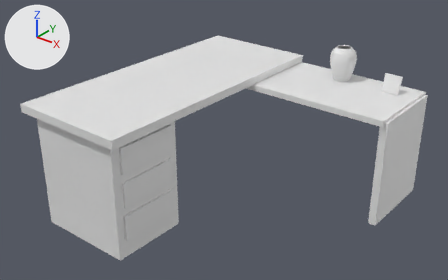
The OBJ model ProyectoFinal/ProyectoFinal/Models/Desk/desk.obj as it was, and as the next commit left it.
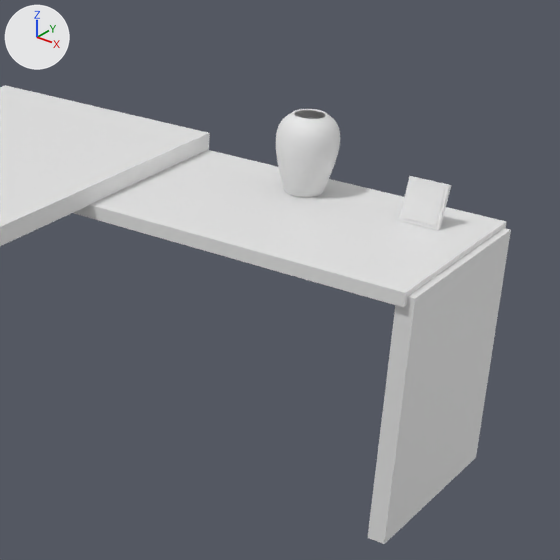
Old and new are each drawn whole from a 50 mm lens placed at (18.03, -23.78, 17.44), pointed at (1.01, -2.5, 4.24) and again close up on the part from 48% to 100% of the width and 0% to 83% of the height. The lights are fixed; the arrows at upper left show +X, +Y and +Z. Materials are left out; every surface is plain grey. Where no turn or scale is listed for an object, it has been applied to the vertices. Vertices at the same position are counted once.

Objects in the first close-up: 'desk'.
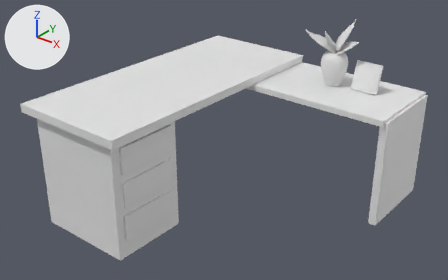
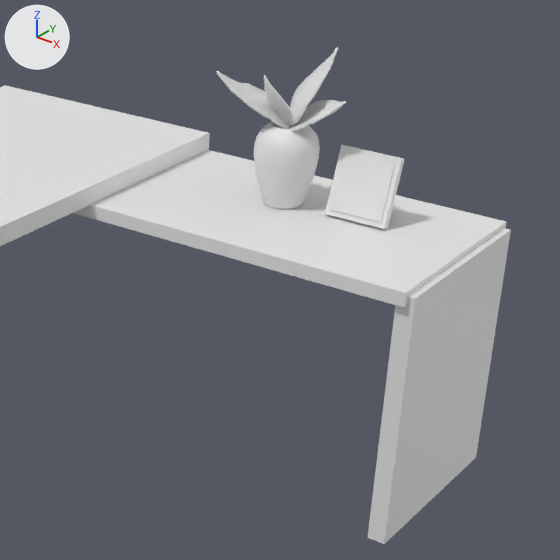
Commit message: cambie modelo desk

Where the change shows, as pixel boxes (x1, y1, x2, y2) in the close-ups (560 x 560 px; the box of a moved part takes in the faces that stretch with it):
```json
{"object": "desk", "change": "reshaped", "before": [0, 85, 511, 544], "after": [0, 47, 511, 544]}
{"part": 1, "of": "me_desk", "change": "moved or reshaped", "before": [402, 181, 445, 227], "after": [331, 152, 396, 223]}
{"part": 2, "of": "me_desk", "change": "moved or reshaped", "before": [398, 176, 451, 230], "after": [325, 145, 405, 229]}
{"part": 3, "of": "me_desk", "change": "added", "after": [290, 100, 346, 132]}
{"part": 4, "of": "me_desk", "change": "added", "after": [264, 75, 292, 126]}
{"part": 5, "of": "me_desk", "change": "added", "after": [216, 71, 290, 129]}
{"part": 6, "of": "me_desk", "change": "added", "after": [289, 47, 338, 127]}
{"part": 7, "of": "me_desk", "change": "moved or reshaped", "before": [276, 109, 340, 197], "after": [254, 122, 320, 209]}
```

Edits to the scene script, one JSON object a line:
```json
{"block": "me_desk", "where": "# used by ob_desk; location = (0.0, 0.0, 0.0)"}
{"op": "remove", "block": "me_desk", "code": "me_desk.from_pydata(...)  # 2898 vertices, 5752 faces; spans x -5.66..8.01, y -9.09..5.11, z 0.22..7.87"}
{"op": "add", "block": "me_desk", "code": "me_desk.from_pydata(...)  # 3314 vertices, 6568 faces; spans x -5.66..8.01, y -9.09..5.11, z 0.22..9.47"}
{"block": "me_desk", "change": "me_desk part 1: the loose piece of 8 vertices spanning x 6.13..6.95, y 3.62..3.92, z 6.14..6.97 is scaled about its middle by 1.55, then moved by (-1.07, -0.63, 0.27)"}
{"block": "me_desk", "change": "me_desk part 2: the loose piece of 8 vertices spanning x 6.1..6.97, y 3.61..4.0, z 6.11..7.04 is scaled about its middle by 1.55, then moved by (-1.07, -0.61, 0.28)"}
{"block": "me_desk", "change": "me_desk part 3: a new loose piece of 104 vertices spanning x 3.51..5.06, y 2.69..3.63, z 7.61..8.67"}
{"block": "me_desk", "change": "me_desk part 4: a new loose piece of 104 vertices spanning x 3.11..3.77, y 2.71..3.29, z 7.72..8.9"}
{"block": "me_desk", "change": "me_desk part 5: a new loose piece of 104 vertices spanning x 2.37..3.7, y 2.24..3.45, z 7.66..8.95"}
{"block": "me_desk", "change": "me_desk part 6: a new loose piece of 104 vertices spanning x 3.41..4.35, y 2.97..3.84, z 7.74..9.47"}
{"block": "me_desk", "change": "me_desk part 7: 1 vertex moved within x 3.33, y 3.51, z 7.52; 2817 vertices removed from x 3.02..4.38, y 3.28..4.63, z 6.14..7.87; 2817 vertices added at x 3.02..4.38, y 2.37..3.73, z 6.14..7.87"}
```
